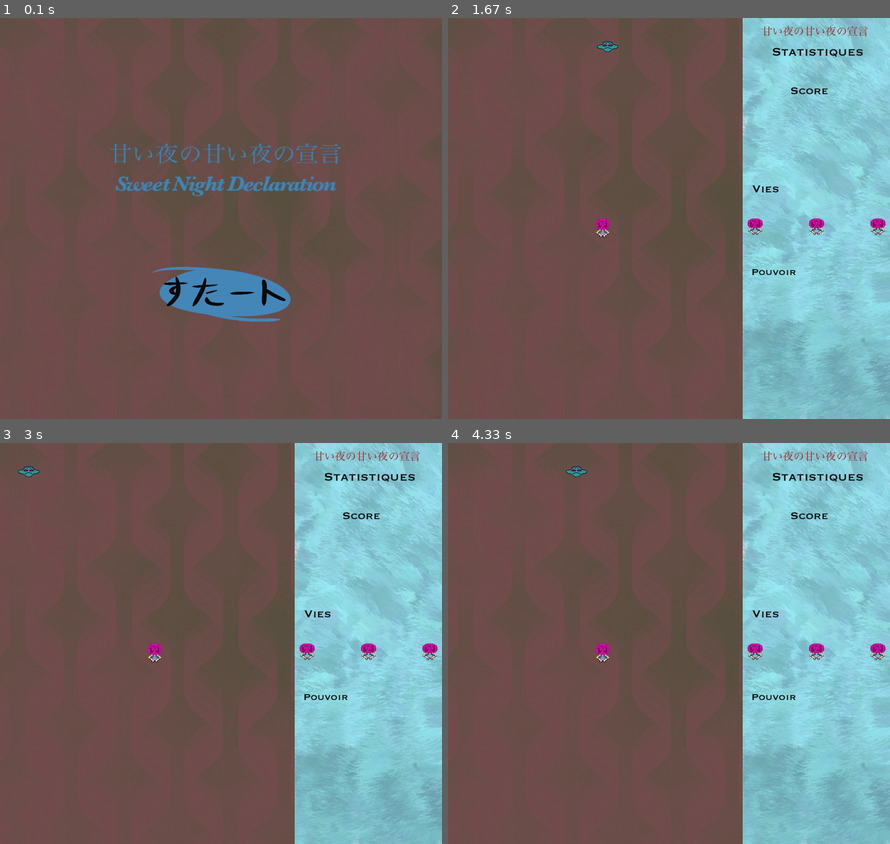
Above: before the commit, frames 1-4 (two rows, left to right).
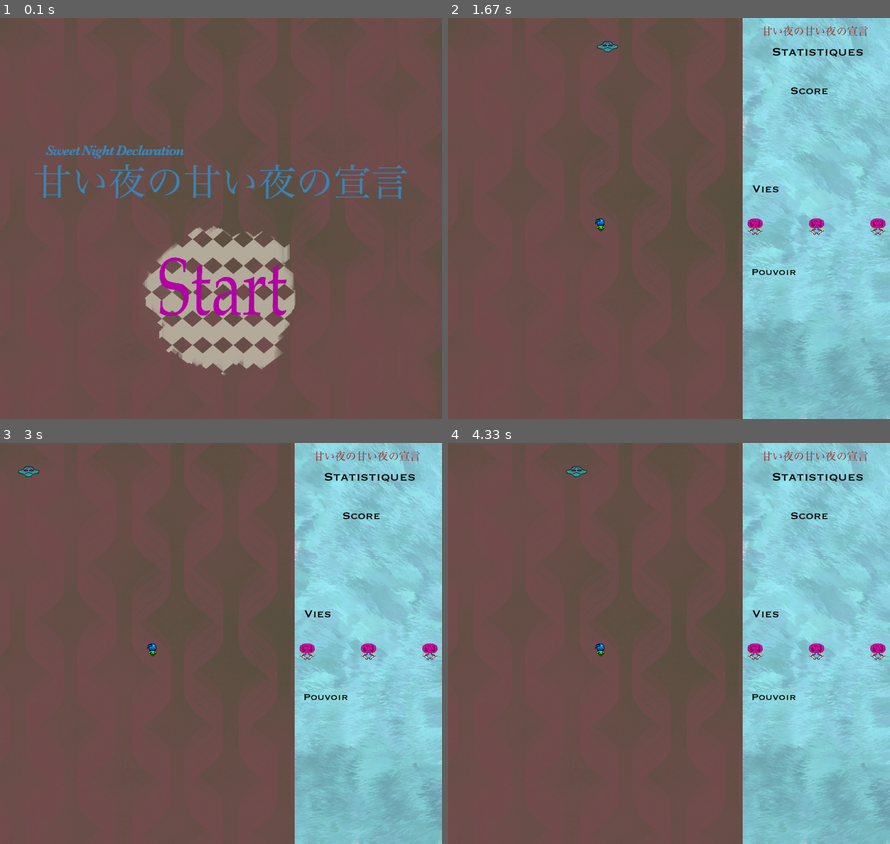
Above: after the commit, the same moments.

Repository: sukaizer/Sweet-Night-Declaration
Game: pygame game, started from main.py
The game is run twice, just before and just after one commit, with the same random seed, the same clock (stepped at 60 frames per second) and the same inputs.
Inputs (mouse positions are in pixels of both pictures, inside the frame that each line leads up to):
- Up to frame 1 (0.1 s): no input
- Up to frame 2 (1.67 s): click (669, 298) at 0.38 s; tap Space at 0.67 s; click (713, 306) at 1.05 s
- Up to frame 3 (3 s): hold Q 1.83-2.3 s
- Up to frame 4 (4.33 s): no input

The runs differ from the first frame. In frame 1, 11% of the frame differs, in the area x 7-93%, y 31-90%; in frame 2, 0.1%; in frame 3, 0.1%; in frame 4, 0.1%.

Commit message:
new musics

Diff:
--- a/bullets.py
+++ b/bullets.py
@@ -10,7 +10,7 @@
         self.velocity = 45
         self.image = pygame.image.load("assets/bullet.png").convert_alpha()
         self.rect = self.image.get_rect()
-        self.rect.x = player.rect.x + player.rect.width / 2
+        self.rect.x = player.rect.x + player.rect.width / 2 - self.rect.width/2
         self.rect.y = player.rect.y - 5
 
     def remove(self):
--- a/main.py
+++ b/main.py
@@ -25,29 +25,48 @@
     screen.blit(background, (0, 0))
     clock.tick(60)
 
+    # boucle de jeu
     if game.is_playing:
         game.update(screen)
+        for event in pygame.event.get():
+            # detection de la fermeture de la fenetre
+            if event.type == pygame.QUIT:
+                isRunning = False
+                pygame.quit()
+                sys.exit()
+            # détection de pression d'une touche
+            elif event.type == pygame.KEYDOWN:
+                game.pressed[event.key] = True
+                if event.key == pygame.K_q:
+                    game.player.slow_player()
+            # si on lache une touche
+            elif event.type == pygame.KEYUP:
+                game.pressed[event.key] = False
+                if event.key == pygame.K_q:
+                    game.player.normal_velocity()
+            elif event.type == pygame.MOUSEBUTTONDOWN:
+                if start.start_rect.collidepoint(event.pos):
+                    game.is_playing = True
+            elif event.type == start.SONG_END:
+                pygame.mixer.music.load('assets/music/stage01repeat.ogg')
+                pygame.mixer.music.play(-1)
+    # boucle du menu
     else:
         start.start_menu(screen)
-
+        for event in pygame.event.get():
+            # detection de la fermeture de la fenetre
+            if event.type == pygame.QUIT:
+                isRunning = False
+                pygame.quit()
+                sys.exit()
+            # détection de pression d'une touche
+            elif event.type == pygame.MOUSEBUTTONDOWN:
+                if start.start_rect.collidepoint(event.pos):
+                    game.is_playing = True
+                    pygame.mixer.music.stop()
+            elif event.type == start.SONG_END:
+                pygame.mixer.music.load('assets/music/menumusicrepeat.ogg')
+                pygame.mixer.music.play(-1)
+                pygame.mixer.music.load('assets/music/stage01start.ogg')
+                pygame.mixer.music.play(0)
     pygame.display.flip()
-
-    for event in pygame.event.get():
-        # detection de la fermeture de la fenetre
-        if event.type == pygame.QUIT:
-            isRunning = False
-            pygame.quit()
-            sys.exit()
-        # détection de pression d'une touche
-        elif event.type == pygame.KEYDOWN:
-            game.pressed[event.key] = True
-            if event.key == pygame.K_q:
-                game.player.slow_player()
-        # si on lache une touche
-        elif event.type == pygame.KEYUP:
-            game.pressed[event.key] = False
-            if event.key == pygame.K_q:
-                game.player.normal_velocity()
-        elif event.type == pygame.MOUSEBUTTONDOWN:
-            if start.start_rect.collidepoint(event.pos):
-                game.is_playing = True
--- a/player.py
+++ b/player.py
@@ -18,7 +18,7 @@
         self.max_velocity = 10  # pixels
         self.velocity = 10
         self.all_bullets = pygame.sprite.Group()
-        self.image = pygame.image.load('assets/player.png').convert_alpha()
+        self.image = pygame.image.load('assets/playerv2.png').convert_alpha()
         self.rect = self.image.get_rect()
         self.rect.x = self.game.real_width / 2
         self.rect.y = self.game.height / 2
--- a/start_menu.py
+++ b/start_menu.py
@@ -10,7 +10,6 @@
         """Constructeur de classe"""
         self.game = game
         self.title = pygame.image.load('assets/title.png').convert_alpha()
-        self.title = pygame.transform.scale(self.title, (800, 300))
         self.title_rect = self.title.get_rect()
         self.title_rect.x = game.width / 2 - self.title_rect.width / 2
         self.title_rect.y = game.height / 4
@@ -20,7 +19,14 @@
         self.start_rect = self.start.get_rect()
         self.start_rect.x = game.width / 2 - self.start_rect.width / 2
         self.start_rect.y = game.height / 2
+        self.SONG_END = pygame.USEREVENT + 1
+        self.menu_repeat_music()
 
     def start_menu(self, screen):
         screen.blit(self.start, self.start_rect)
         screen.blit(self.title, self.title_rect)
+
+    def menu_repeat_music(self):
+        pygame.mixer.music.set_endevent(self.SONG_END)
+        pygame.mixer.music.load('assets/music/menumusicstart.ogg')
+        pygame.mixer.music.play(0)
Binary file changed: assets/button.png
Binary file added: assets/playerv2.png
Binary file changed: assets/title.png
Not shown, added: assets/music/menumusicrepeat.ogg
Not shown, added: assets/music/menumusicstart.ogg
Not shown, added: assets/music/stage01repeat.ogg
Not shown, added: assets/music/stage01start.ogg
